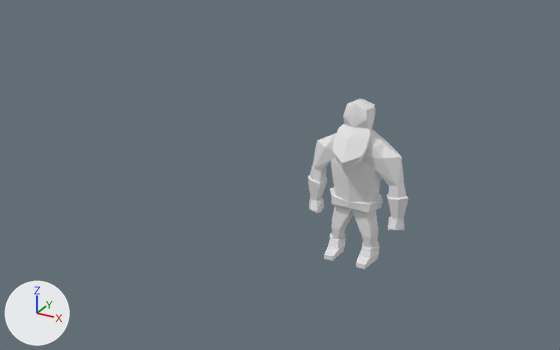
The Blender file Animations/WarriorIdle.blend as it was, and as the next commit left it.
Both versions are drawn from a 50 mm lens placed at (14.2, -33.9, 20.7), pointed at (-4.8, 0.6, 3.4). The lights are fixed; the arrows at lower left show +X, +Y and +Z.

The scene before the commit, as lines of its bpy script (objects in view):
```python
me_cube_000 = bpy.data.meshes.new('Cube.000')
me_cube_000.from_pydata(...)  # 298 vertices, 585 faces; spans x -2.86..2.84, y -1.89..1.01, z 0.01..8.74
me_cube_001 = bpy.data.meshes.new('Cube.001')
me_cube_001.from_pydata(...)  # 275 vertices, 393 faces; spans x -0.01..2.36, y -2.16..2.04, z 0.01..8.74
me_cube_005 = bpy.data.meshes.new('Cube.005')
me_cube_005.from_pydata(...)  # 193 vertices, 313 faces; spans x -0.01..2.36, y -2.16..1.16, z 0.01..8.74
ob_cube_000 = bpy.data.objects.new('Cube.000', me_cube_000)
ob_cube_000.location = (0.0, 0.0, 0.0)
_m = ob_cube_000.modifiers.new('Triangulate.001', 'TRIANGULATE')
_m.quad_method = 'BEAUTY'
ob_cube_002 = bpy.data.objects.new('Cube.002', me_cube_001)
ob_cube_002.location = (6.61, 0.0, 0.0)
_m = ob_cube_002.modifiers.new('Mirror', 'MIRROR')
_m.use_clip = True
_m = ob_cube_002.modifiers.new('Triangulate.001', 'TRIANGULATE')
_m.quad_method = 'BEAUTY'
ob_cube_002.hide_viewport = True
ob_cube_003 = bpy.data.objects.new('Cube.003', me_cube_005)
ob_cube_003.location = (-20.5, 0.0, 0.0)
_m = ob_cube_003.modifiers.new('Mirror', 'MIRROR')
_m.use_clip = True
_m = ob_cube_003.modifiers.new('Triangulate.001', 'TRIANGULATE')
_m.quad_method = 'BEAUTY'
ob_cube_003.hide_viewport = True
```
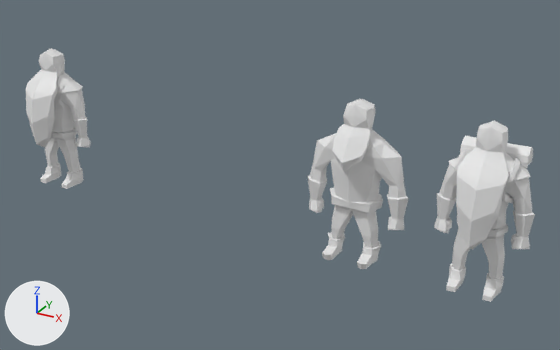
Where the change shows, as pixel boxes (x1, y1, x2, y2) in the pictures (560 x 350 px):
'Cube.002', shown: after (434, 120, 535, 302)
'Cube.003', shown: after (26, 48, 91, 189)

Diff of the bpy script that builds the scene:
```diff
--- a/Animations/WarriorIdle.blend.py
+++ b/Animations/WarriorIdle.blend.py
@@ ob_cube_003 @@
 _m = ob_cube_003.modifiers.new('Triangulate.001', 'TRIANGULATE')
 _m.quad_method = 'BEAUTY'
-ob_cube_003.hide_viewport = True
@@ ob_cube_002 @@
 _m = ob_cube_002.modifiers.new('Triangulate.001', 'TRIANGULATE')
 _m.quad_method = 'BEAUTY'
-ob_cube_002.hide_viewport = True
```
